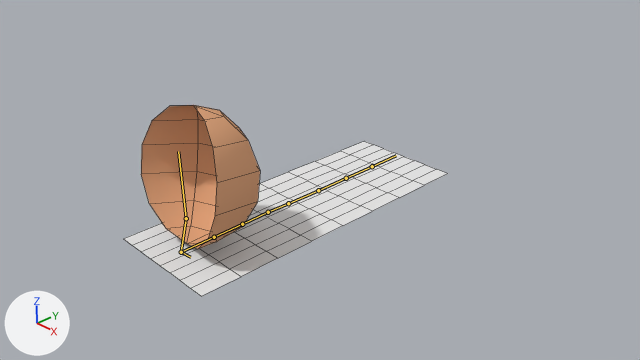
An edit to the Blender file Kandidat33MobileGame/assets/Models/plant/untitled2.blend, drawn before and after from the same camera.
One viewpoint serves both versions: the file's camera 'Camera'. The lights are fixed; the arrows at lower left show +X, +Y and +Z. The bones that bend it are drawn over the model as lines. Mesh edges are drawn as thin lines.
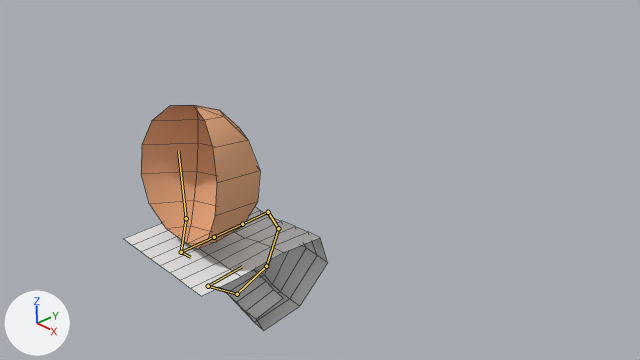
The newer file adds an action. The first version stands in its rest pose; the second is drawn at frame 21 of the action 'roll'.

Changed parts and their boxes [x1, y1, x2, y2] in the pictures (640 x 360 px):
'Plane', posed: before [124, 141, 448, 296]; after [124, 207, 327, 331]
bone 'Bone.006', root to tip: before (268, 212) to (288, 203); after (268, 212) to (278, 228)
bone 'Bone.007', root to tip: before (288, 203) to (318, 190); after (278, 228) to (266, 266)
bone 'Bone.009', root to tip: before (318, 190) to (346, 178); after (266, 266) to (237, 294)
bone 'Bone.008', root to tip: before (346, 178) to (372, 166); after (237, 294) to (208, 286)
bone 'Bone.010', root to tip: before (372, 166) to (396, 155); after (208, 286) to (242, 266)

What the commit changed:
Bone 'Bone.006' (bone_bone_006) turns from (0, 0, 0) to (-59, 6, 10) degrees about its own x, y and z.
Bone 'Bone.007' (bone_bone_007) turns from (0, 0, 0) to (-54, 5, 8) degrees about its own x, y and z.
Bone 'Bone.009' (bone_bone_009) turns from (0, 0, 0) to (-42, 3, 7) degrees about its own x, y and z.
Bone 'Bone.008' (bone_bone_008) turns from (0, 0, 0) to (-59, 5, 9) degrees about its own x, y and z.
Bone 'Bone.010' (bone_bone_010) turns from (0, 0, 0) to (-136, 18, 7) degrees about its own x, y and z.
